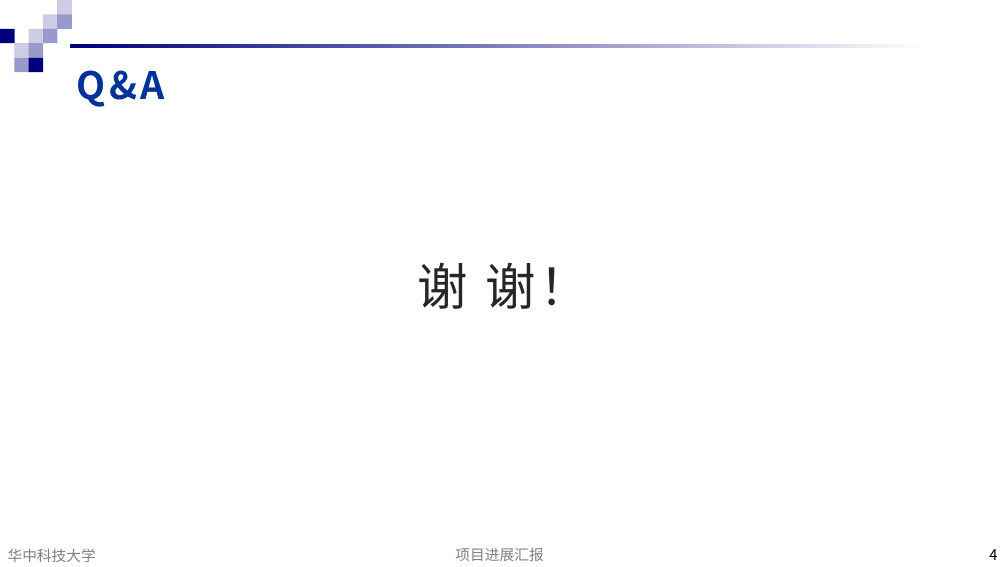
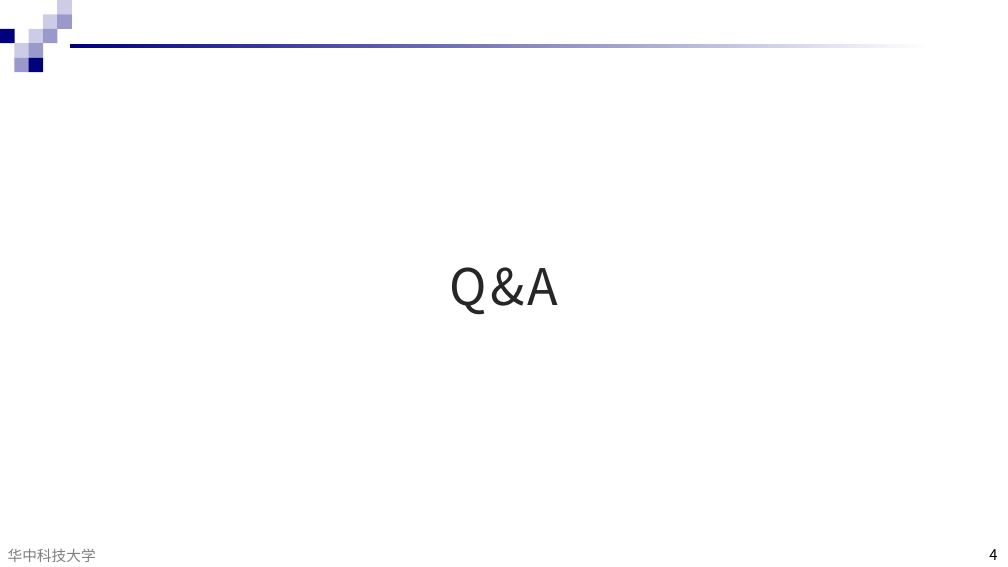
Before and after one commit to 144026/Embedded2020, a slide deck: slide 4 of 2Output/1presentation/基于姿态的模拟手写笔第一次需求澄清.pptx. Drawn at 1008x567 pixels with LibreOffice and Linux fonts; fonts in the diff are those of the drawing; background and template pictures are left out. Boxes give left, top, right and bottom in pixels: in the first picture for what was removed or moved away, otherwise in the second. Text is boxed around its words. In the diff, an @@ line names an element or a change of style, - is before the commit and + after.

```diff
--- a/2Output/1presentation/基于姿态的模拟手写笔第一次需求澄清.pptx
+++ b/2Output/1presentation/基于姿态的模拟手写笔第一次需求澄清.pptx
@@ title removed at (x1=77, y1=70, x2=165, y2=107) @@
-Q&A
@@ text at (x1=450, y1=267, x2=558, y2=315): text changed @@
-谢 谢！
+Q&A
@@ text removed at (x1=455, y1=548, x2=543, y2=561) @@
-项目进展汇报
```
Also in this commit, not shown: 2 other slides changed, 2 other files.
